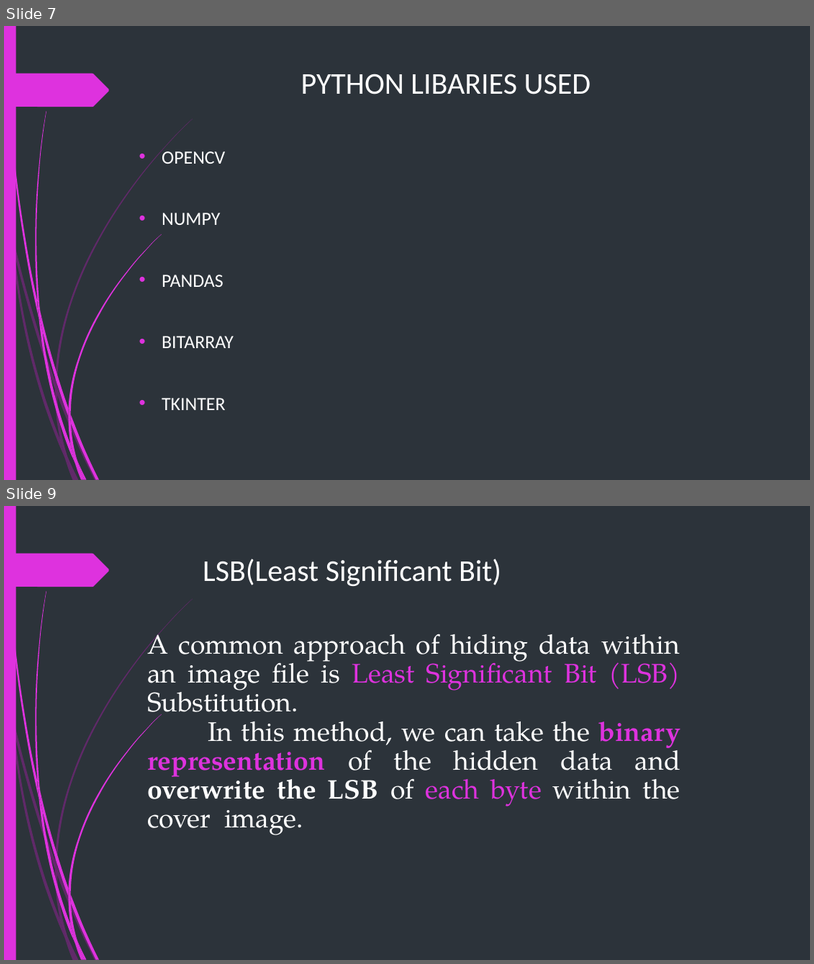
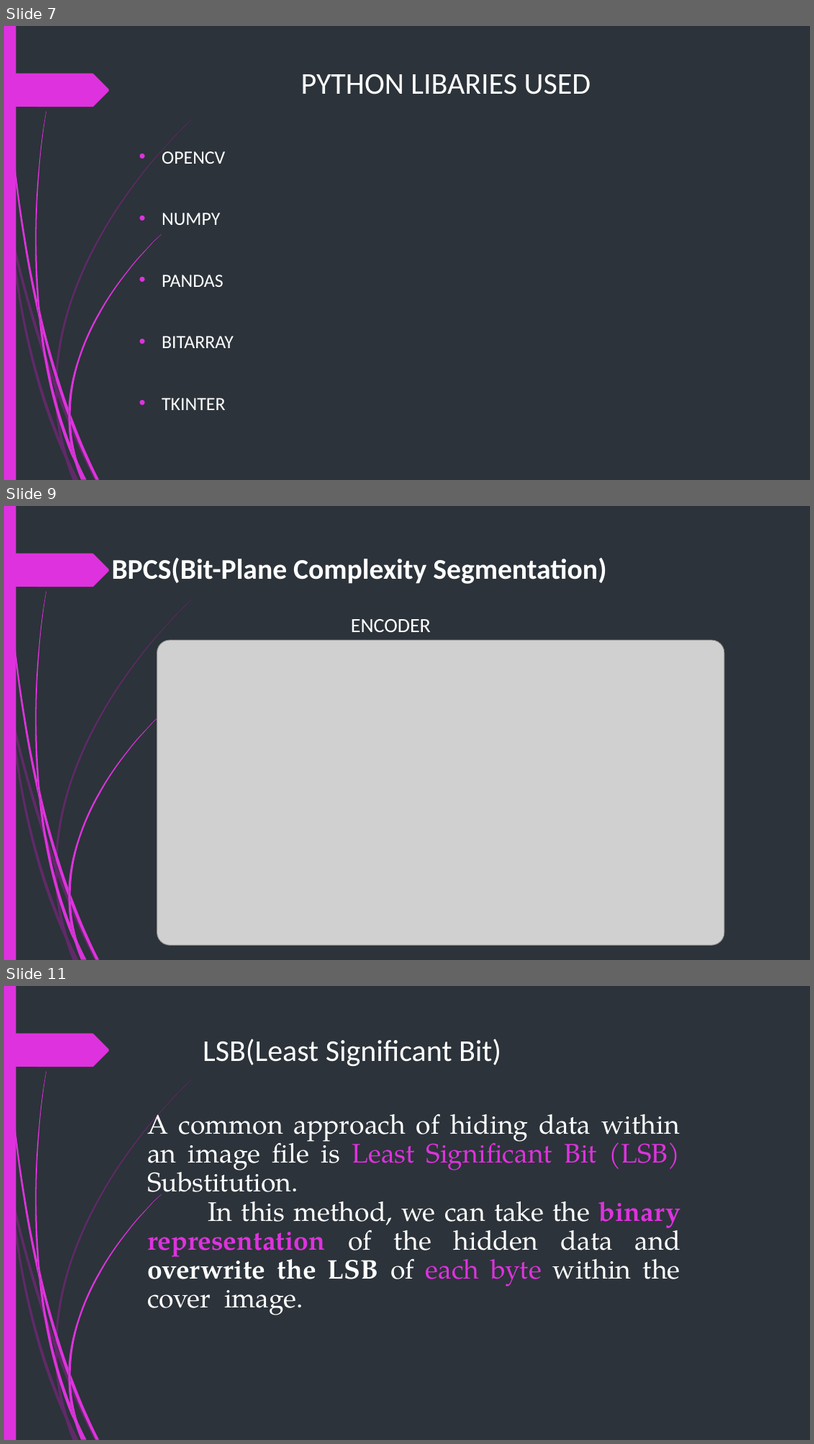
Before and after one commit to himeshnishant1/Image-Steagnography-Using-Python, a slide deck: Project letrature/IMAGE_STEGNOGRAPHY_USING_PYTHON.pptx. Shown one above the other, each under a label of ours: slides 7 and 9 before the commit, slides 7, 9 and 11 after it; the slides between them are not shown. The pictures are 814x964 and 814x1444 pixels, drawn with LibreOffice and Linux fonts; fonts in the diff are those of the drawing; grey boxes stand for pictures. Boxes give left, top, right and bottom in pixels: in the first picture for what was removed or moved away, otherwise in the second. Text is boxed around its words. In the diff, an @@ line names an element or a change of style, - is before the commit and + after.

```diff
--- a/Project letrature/IMAGE_STEGNOGRAPHY_USING_PYTHON.pptx
+++ b/Project letrature/IMAGE_STEGNOGRAPHY_USING_PYTHON.pptx
@@ slide 9 added at [4,506,810,960], background #2C333A; not listed: 24 template elements that a slide beside it also shows @@
@@ title added at [112,558,607,584], 34 pt, text #FFFFFF, bold @@
+BPCS(Bit-Plane Complexity Segmentation)
@@ text added at [351,619,431,632], 24 pt, text #FFFFFF @@
+ENCODER
@@ picture added at [157,640,725,944] @@
@@ what was slide 9 is now slide 11 @@
```
Also in this commit, not shown: 1 slide changed, 2 other slides added.
